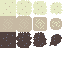
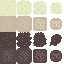
Layers edited between the first and the second 64 × 64 image:
added group "Row4" with 4 layers above "Screenshot 2024-10-05 111156" over [0, 48, 62, 64]
added layer "1" (4th of 4, in "Row4") in group "Row4" over [0, 48, 16, 64]
added layer "2" (3rd of 3, in "Row4") in group "Row4" over [16, 48, 32, 64]
added layer "3" (3rd of 3, in "Row4") in group "Row4" over [33, 49, 47, 63]
added layer "4" (3rd of 3, in "Row4") in group "Row4" over [50, 50, 62, 62]
